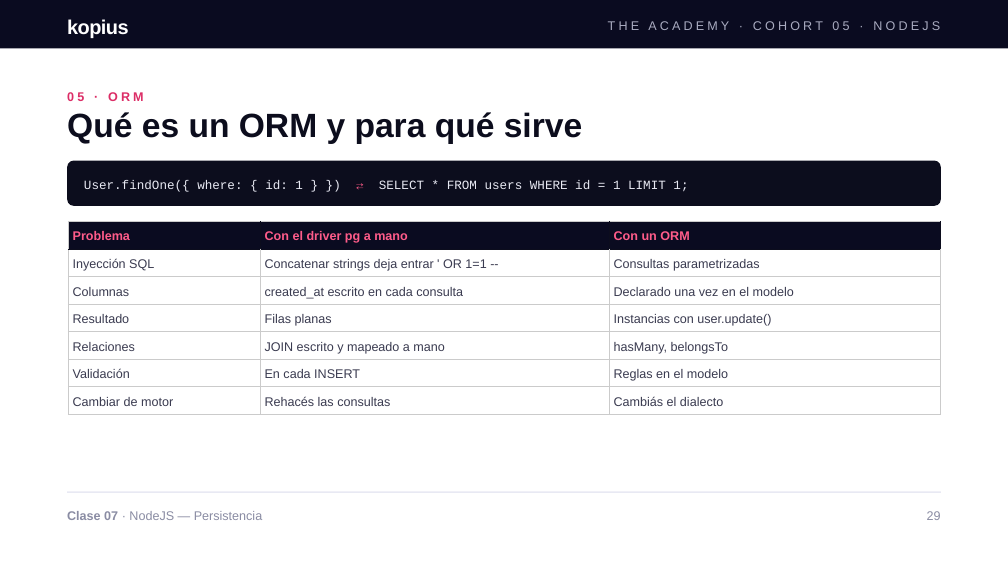
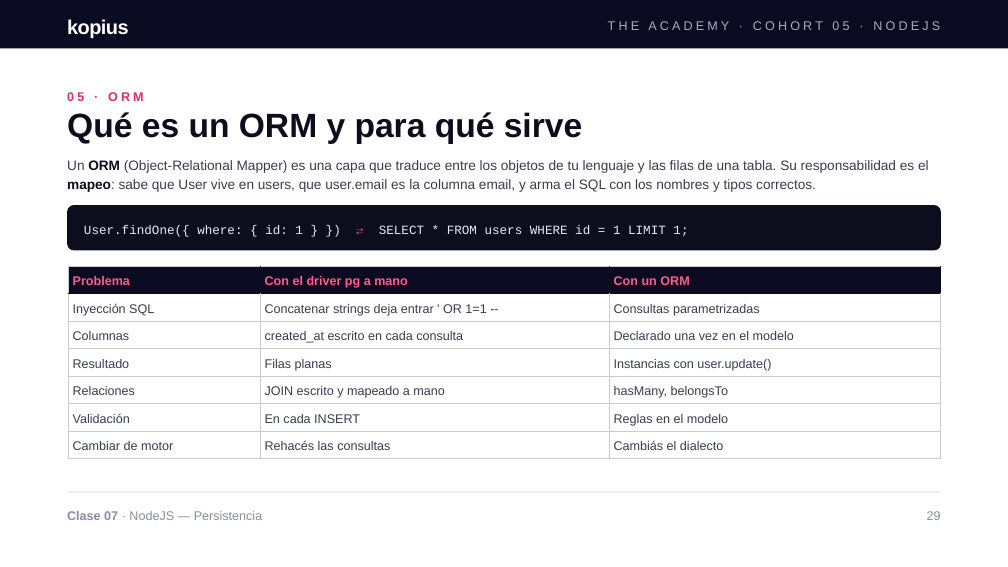
Before and after one commit to aduartekopiustech/node-fullstack-clase-07, a slide deck: slide 29 of docs/Clase_7_de_NodeJS.pptx. Drawn at 1008x567 pixels with LibreOffice and Linux fonts; fonts in the diff are those of the drawing. Boxes give left, top, right and bottom in pixels: in the first picture for what was removed or moved away, otherwise in the second. Text is boxed around its words. In the diff, an @@ line names an element or a change of style, - is before the commit and + after.

```diff
--- a/docs/Clase_7_de_NodeJS.pptx
+++ b/docs/Clase_7_de_NodeJS.pptx
@@ text added at (67, 160, 929, 192), 13 pt, text #3A3B50 @@
+Un ORM (Object-Relational Mapper) es una capa que traduce entre los objetos de tu lenguaje y las filas de una tabla. Su responsabilidad es el mapeo: sabe que User vive en users, que user.email es la columna email, y arma el SQL con los nombres y tipos correctos.
@@ rounded rectangle "User.findOne({ where: { id: 1 ...": place and size @@
-rounded rectangle "User.findOne({ where: { id: 1 ..." at (67, 160, 941, 206)
+rounded rectangle "User.findOne({ where: { id: 1 ..." at (67, 205, 941, 250)
@@ table: place and size @@
-table at (68, 222, 941, 414)
+table at (68, 266, 941, 459)
```
Also in this commit, not shown: 16 other slides changed, 6 slides added, 1 slide removed.
